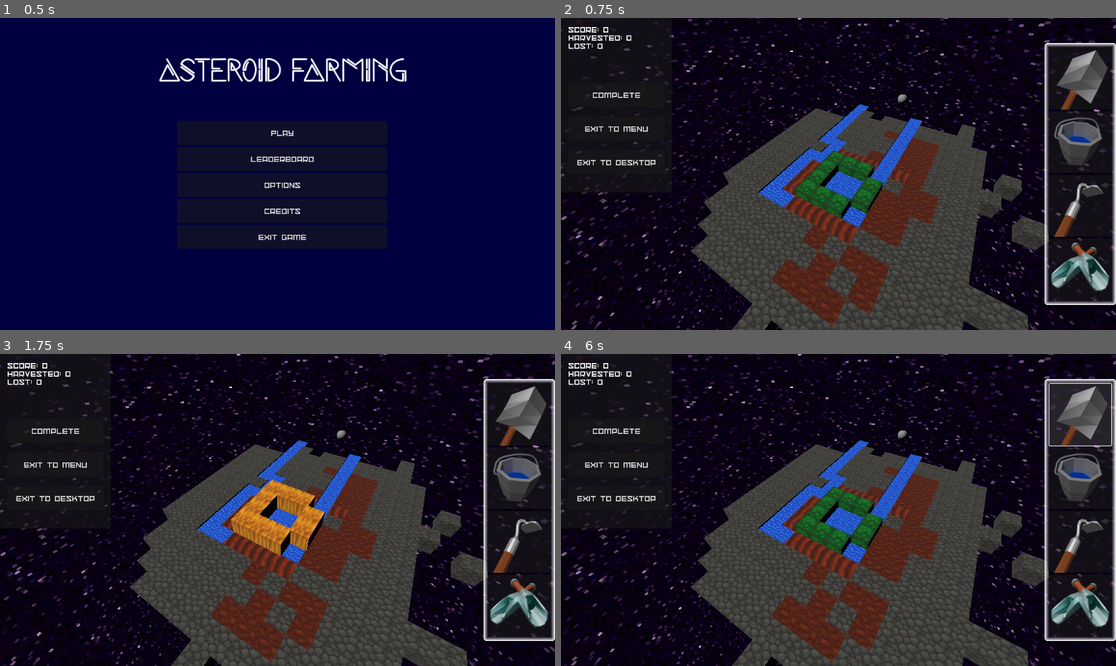
Above: before the commit, frames 1-4 (two rows, left to right).
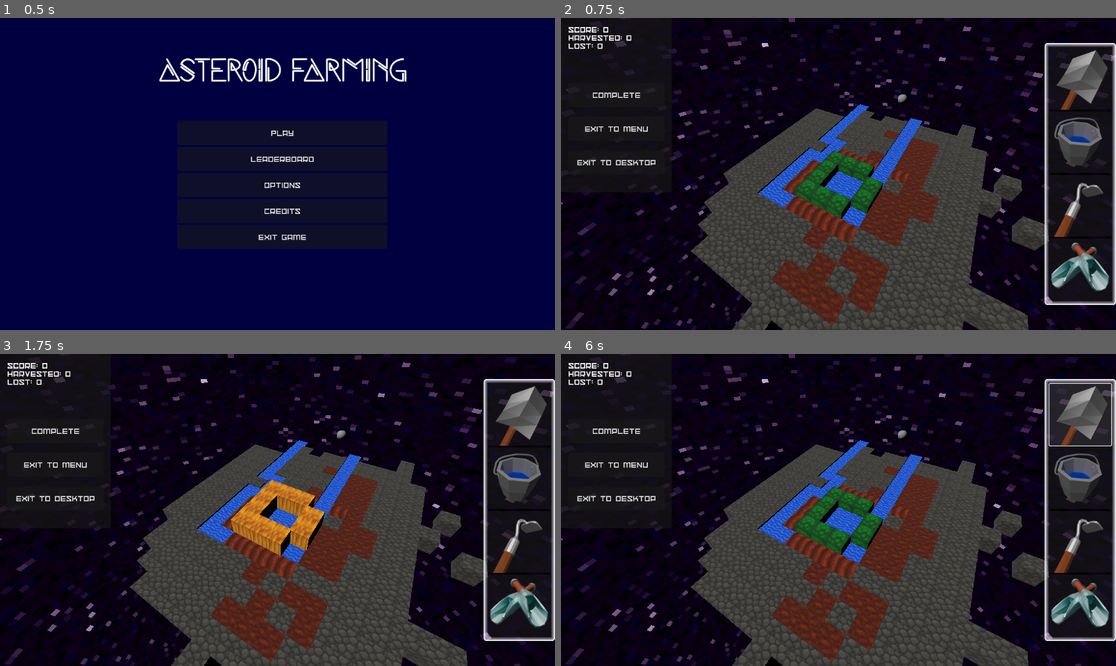
Above: after the commit, the same moments.

Repository: 100-Devs-1-Game/AsteroidFarming
Game: Godot game, scene res://scenes/main_program.tscn
Two runs of this game, one before a commit and one after it. Both use one fixed random seed, a clock stepped at 60 frames per second and the inputs below.
Inputs (mouse positions are in pixels of both pictures, inside the frame that each line leads up to):
- Up to frame 1 (0.5 s): no input
- Up to frame 2 (0.75 s): click "Play" at 0.5 s
- Up to frame 3 (1.75 s): click (277, 510) at 1.25 s
- Up to frame 4 (6 s): click "Complete" at 2 s; click (832, 541) at 2.77 s; type "Alex" at 2.85 s; click "Submit" at 3.5 s; click "Clear leaderboard" at 4.25 s; click "Play" at 5 s; click (1082, 413) at 5.75 s

Frame 1 is identical in both runs. In frame 2, 8.0% of the frame differs, in the area x 0-100%, y 0-100%; in frame 3, 8.0%; in frame 4, 8.0%.

Commit message:
noise texture adjusts

Diff:
--- a/src/assets/world_environment.tres
+++ b/src/assets/world_environment.tres
@@ -9,6 +9,9 @@
 frequency = 1.0
 
 [sub_resource type="NoiseTexture2D" id="NoiseTexture2D_up770"]
+width = 256
+height = 256
+generate_mipmaps = false
 noise = SubResource("FastNoiseLite_rfnck")
 color_ramp = SubResource("Gradient_n3r87")
 
